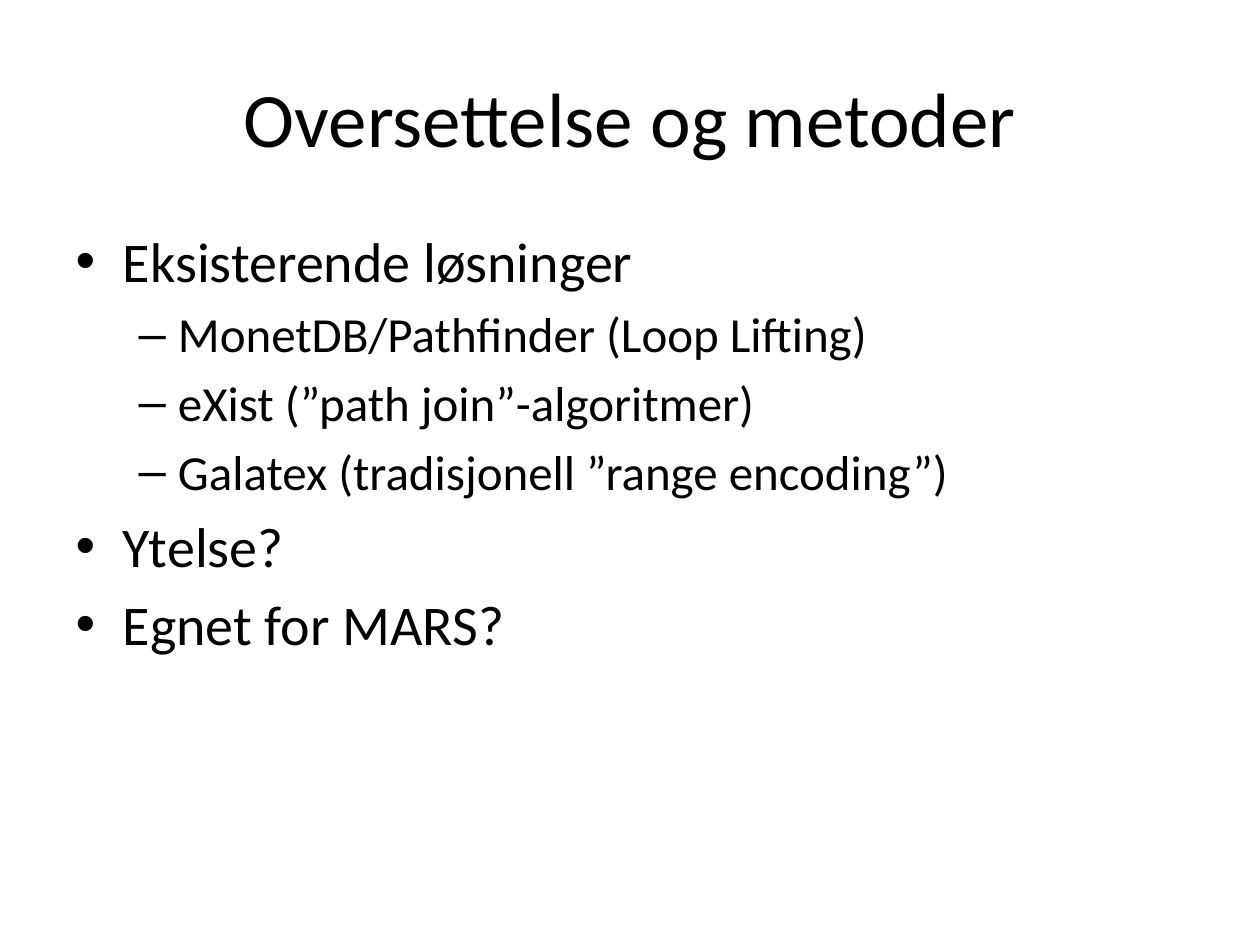
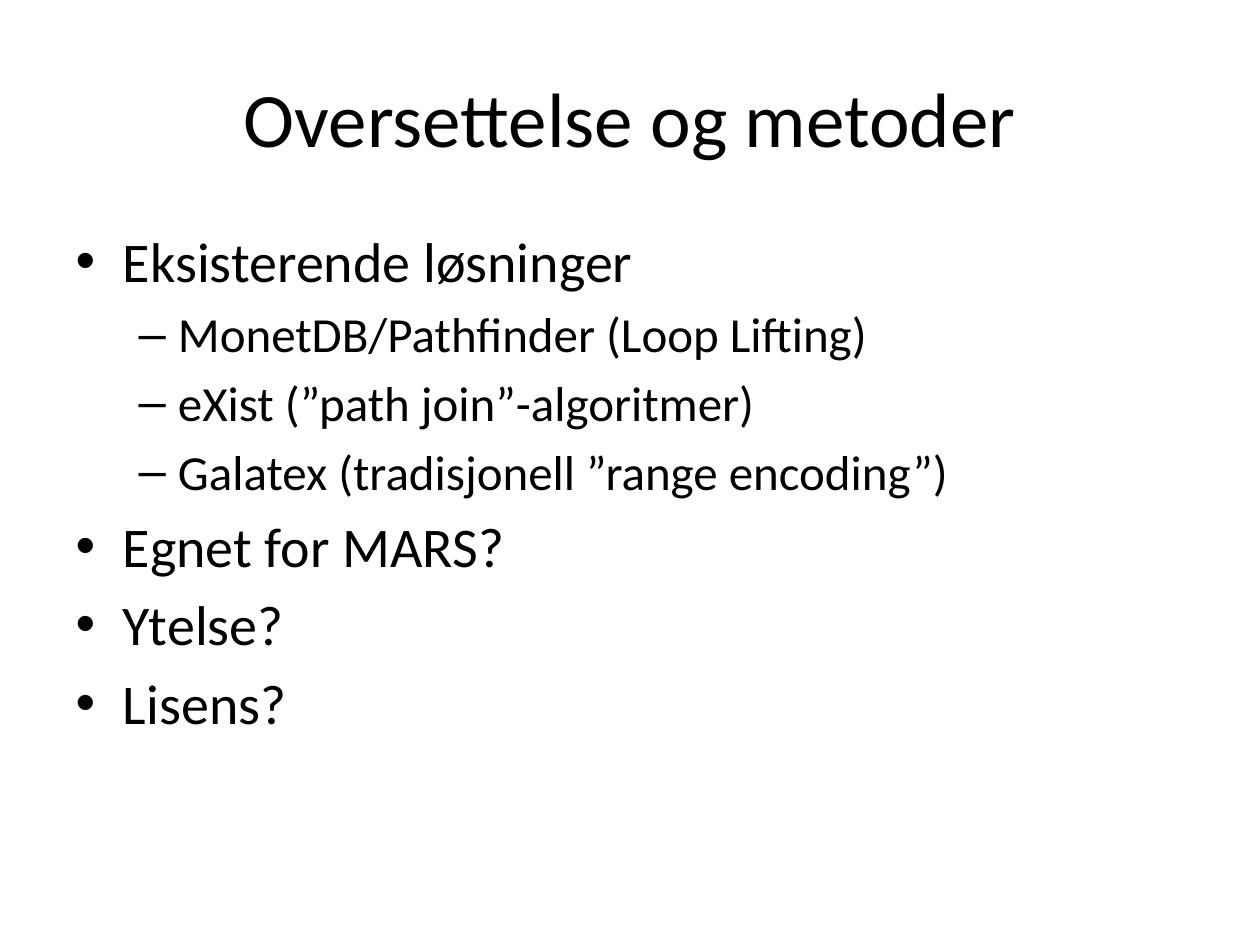
Before and after one commit to andrerav/xqft-parser, a slide deck: slide 24 of XQuery og relasjonell algebra.pptx (slide 8 before the commit). Drawn at 1260x945 pixels with LibreOffice and Linux fonts; fonts in the diff are those of the drawing. Boxes give left, top, right and bottom in pixels: in the first picture for what was removed or moved away, otherwise in the second. Text is boxed around its words. In the diff, an @@ line names an element or a change of style, - is before the commit and + after.

```diff
--- a/XQuery og relasjonell algebra.pptx
+++ b/XQuery og relasjonell algebra.pptx
@@ text at (x1=123, y1=528, x2=504, y2=577): paragraph added @@
+• Egnet for MARS?
@@ text at (x1=123, y1=685, x2=286, y2=725): text changed @@
-• Egnet for MARS?
+• Lisens?
```
Also in this commit, not shown: 5 other slides changed, 22 slides added.
